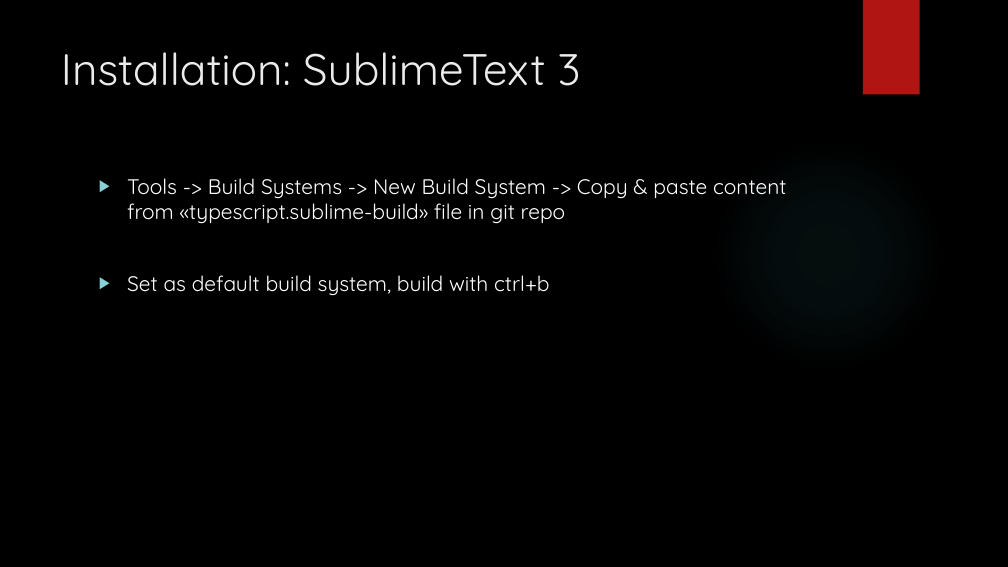
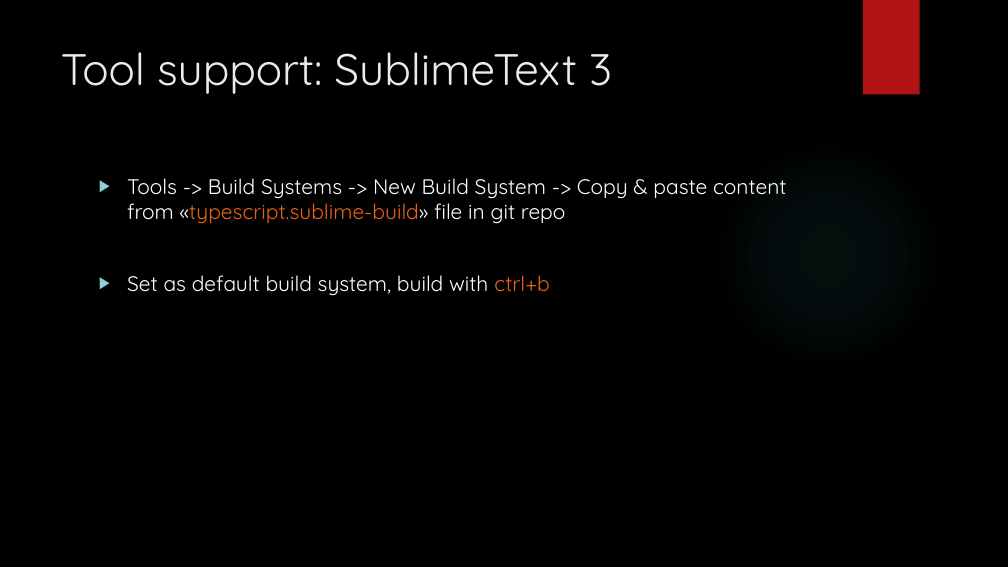
Before and after one commit to bouvet-openlab/typescript-angular-workshop, a slide deck: slide 11 of TypeScript.pptx (slide 10 before the commit). Drawn at 1008x567 pixels with LibreOffice and Linux fonts; fonts in the diff are those of the drawing; background and template pictures are left out. Boxes give left, top, right and bottom in pixels: in the first picture for what was removed or moved away, otherwise in the second. Text is boxed around its words. In the diff, an @@ line names an element or a change of style, - is before the commit and + after.

Commit message:
Presentation updates

```diff
--- a/TypeScript.pptx
+++ b/TypeScript.pptx
@@ title at <box>61,52,612,94</box>: text changed @@
-Installation: SublimeText 3
+Tool support: SublimeText 3
@@ text "Tools -> Build Systems -> ..." at <box>127,178,786,296</box>: text colour #FFFFFF to #EA6312 in "«typescript.sublime-build»", "ctrl+b" @@
```
Also in this commit, not shown: 4 other slides changed, 2 slides added.
